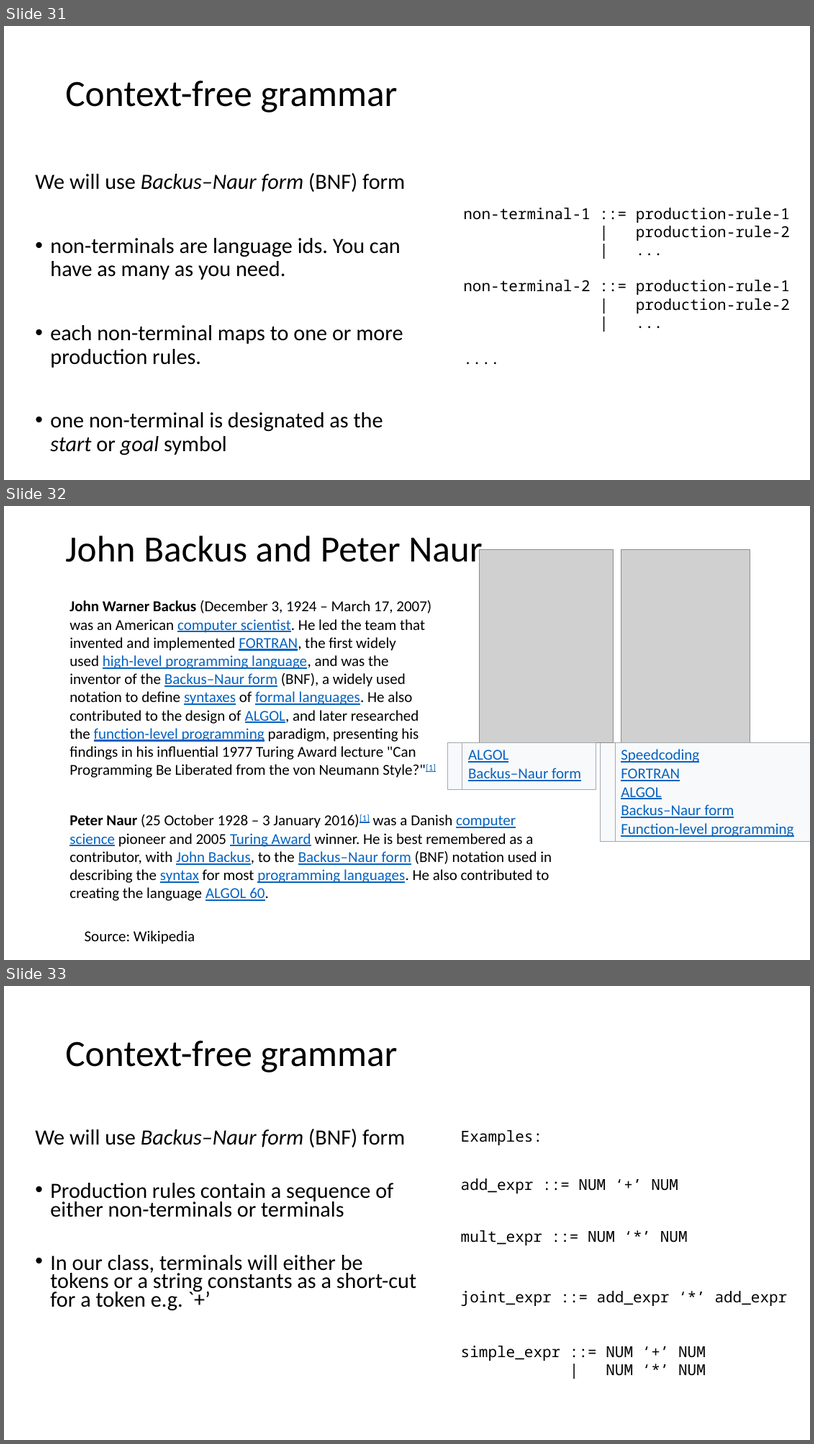
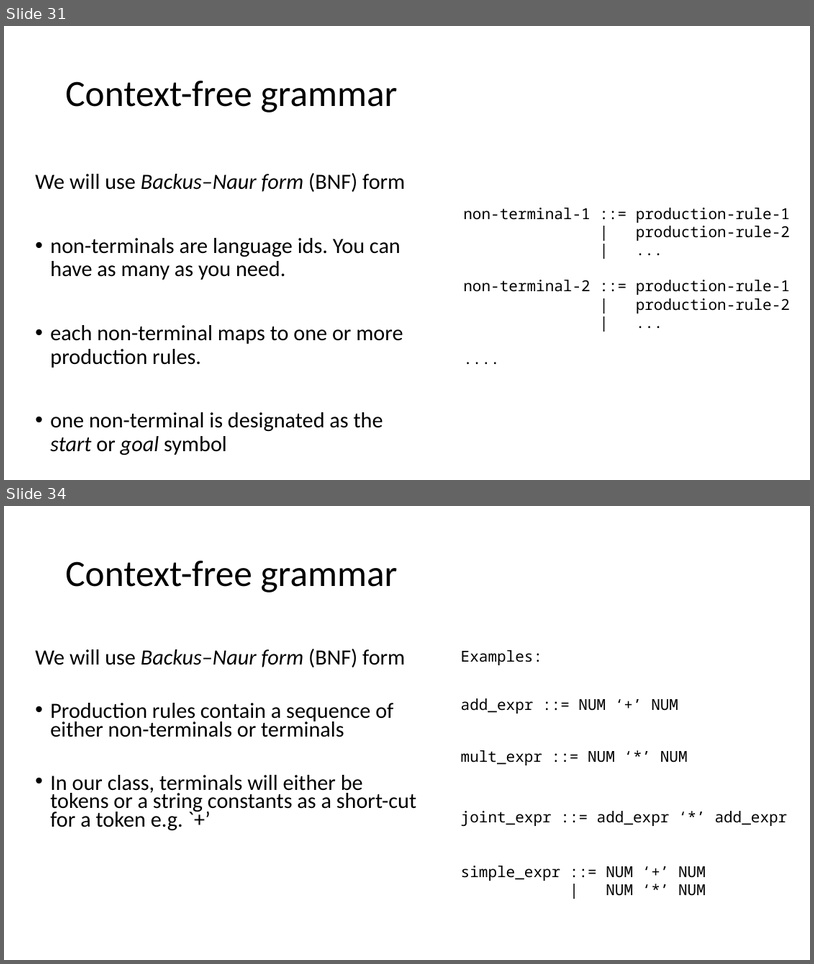
Before and after one commit to siero/CSE110A-W26, a slide deck: PDFS/C110-07A-CFG-Ambig-rev3.pptx. Shown one above the other, each under a label of ours: slides 31, 32 and 33 before the commit, slides 31 and 34 after it; the slides between them are not shown. The pictures are 814x1444 and 814x964 pixels, drawn with LibreOffice and Linux fonts; fonts in the diff are those of the drawing; grey boxes stand for pictures. Boxes give left, top, right and bottom in pixels: in the first picture for what was removed or moved away, otherwise in the second. Text is boxed around its words. In the diff, an @@ line names an element or a change of style, - is before the commit and + after.

```diff
--- a/PDFS/C110-07A-CFG-Ambig-rev3.pptx
+++ b/PDFS/C110-07A-CFG-Ambig-rev3.pptx
@@ slide 32 removed at [4, 506, 810, 960], background #FFFFFF @@
@@ title removed at [65, 536, 482, 571] @@
-John Backus and Peter Naur
@@ picture removed at [480, 549, 614, 743] @@
@@ picture removed at [622, 549, 751, 743] @@
@@ text removed at [70, 600, 436, 777] @@
-John Warner Backus (December 3, 1924 – March 17, 2007) was an American computer scientist. He led the team that invented and implemented FORTRAN, the first widely used high-level programming language, and was the inventor of the Backus–Naur form (BNF), a widely used notation to define syntaxes of formal languages. He also contributed to the design of ALGOL, and later researched the function-level programming paradigm, presenting his findings in his influential 1977 Turing Award lecture "Can Programming Be Liberated from the von Neumann Style?"[1]
@@ table removed at [448, 743, 597, 790], 1 rows, 2 columns @@
- | ALGOL Backus–Naur form
@@ table removed at [601, 743, 810, 839], 1 rows, 2 columns @@
- | Speedcoding FORTRAN ALGOL Backus–Naur form Function-level programming
@@ text removed at [70, 814, 552, 901] @@
-Peter Naur (25 October 1928 – 3 January 2016)[1] was a Danish computer science pioneer and 2005 Turing Award winner. He is best remembered as a contributor, with John Backus, to the Backus–Naur form (BNF) notation used in describing the syntax for most programming languages. He also contributed to creating the language ALGOL 60.
@@ text removed at [85, 930, 195, 944] @@
-Source: Wikipedia
@@ what was slide 33 is now slide 34 @@
```
Also in this commit, not shown: 14 slides changed, 2 slides added, 6 other slides removed, 1 other file.
